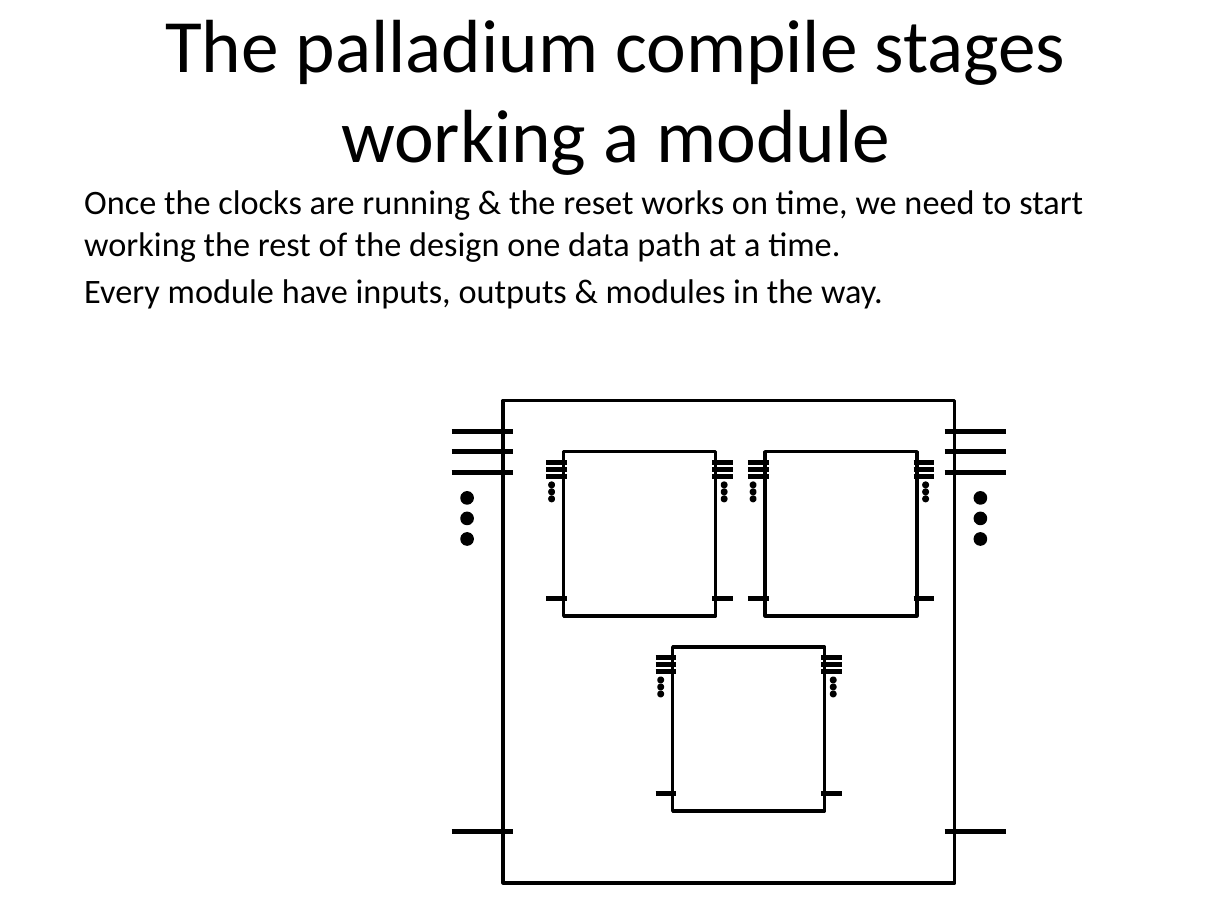
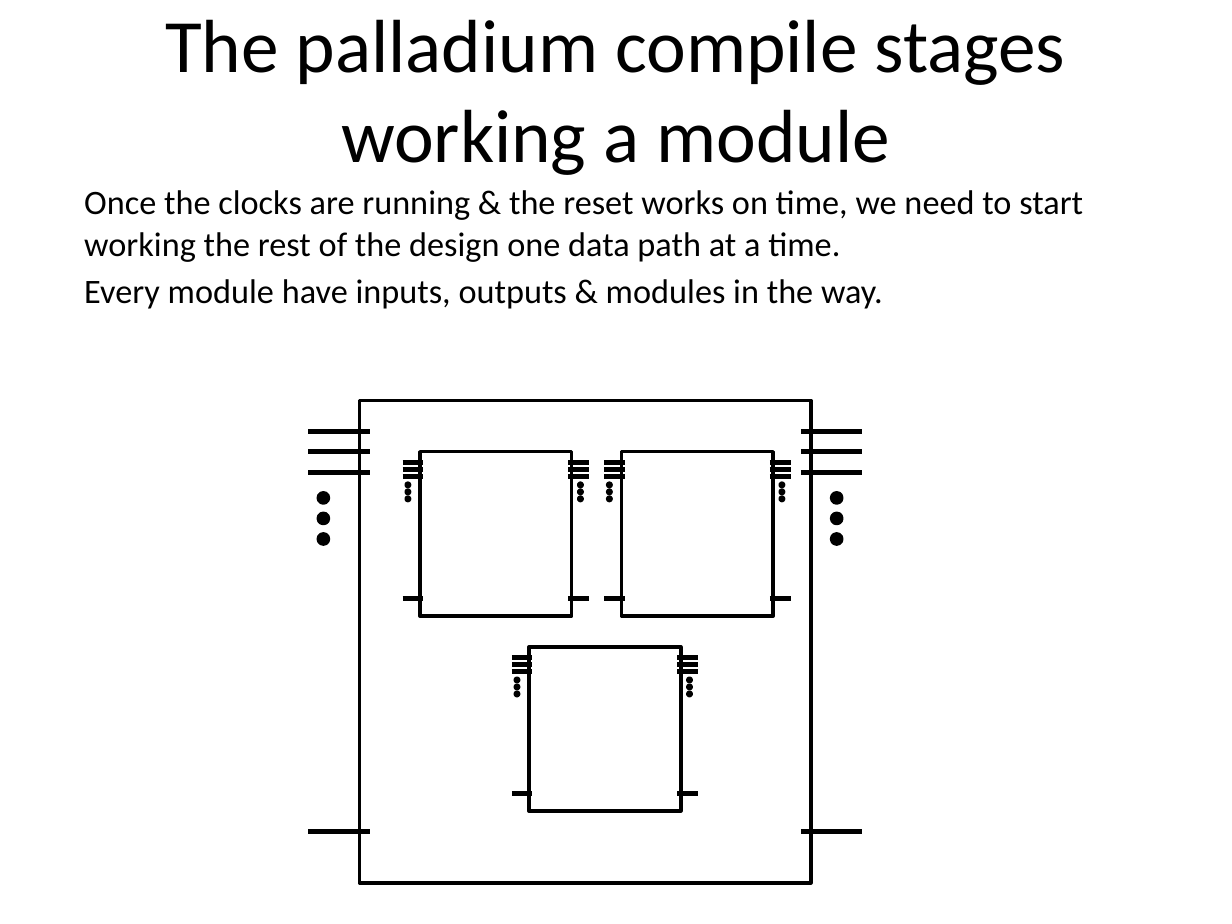
Before and after one commit to zahike/Palladium, a slide deck: slide 11 of Simulation Acceleration tutoria.pptx. Drawn at 1232x924 pixels with LibreOffice and Linux fonts; fonts in the diff are those of the drawing. Boxes give left, top, right and bottom in pixels: in the first picture for what was removed or moved away, otherwise in the second. Text is boxed around its words. In the diff, an @@ line names an element or a change of style, - is before the commit and + after.

Commit message:
add working module outputs

```diff
--- a/Simulation Acceleration tutoria.pptx
+++ b/Simulation Acceleration tutoria.pptx
@@ 3 ellipses: place and size @@
-3 ellipses at bbox=[549, 483, 553, 501]
+3 ellipses at bbox=[407, 483, 410, 501]
@@ 32 lines, 21 ellipses, 4 rectangles: place and size @@
-32 lines, 21 ellipses, 4 rectangles at bbox=[452, 400, 1007, 883]
+32 lines, 21 ellipses, 4 rectangles at bbox=[308, 400, 862, 883]
```
Also in this commit, not shown: 1 other slide changed, 1 slide added.
